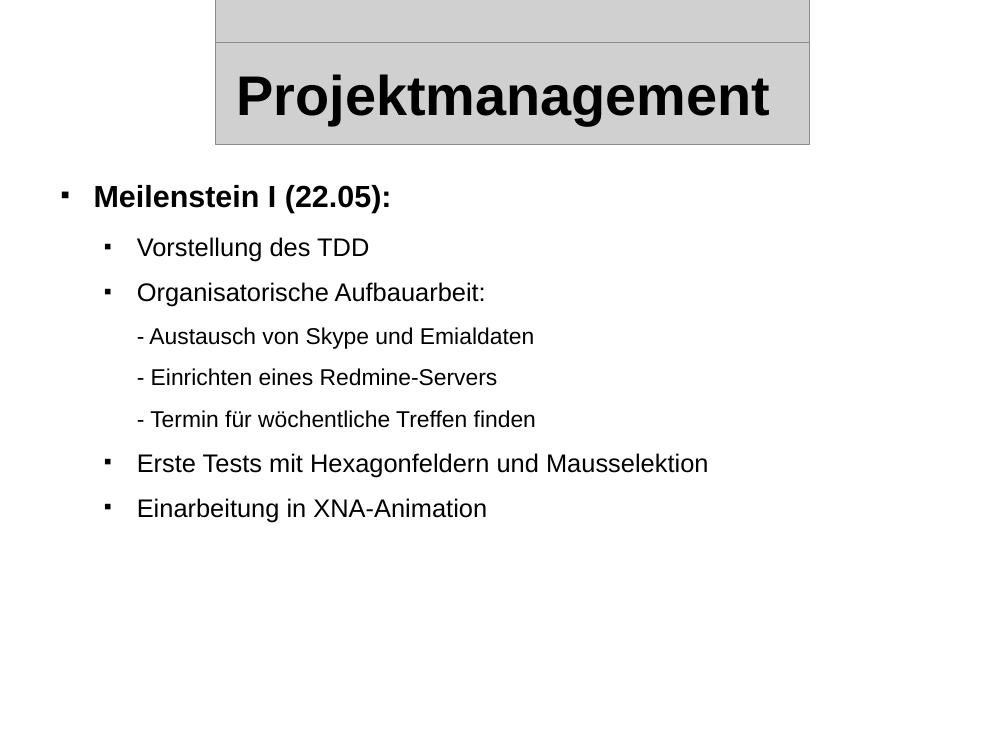
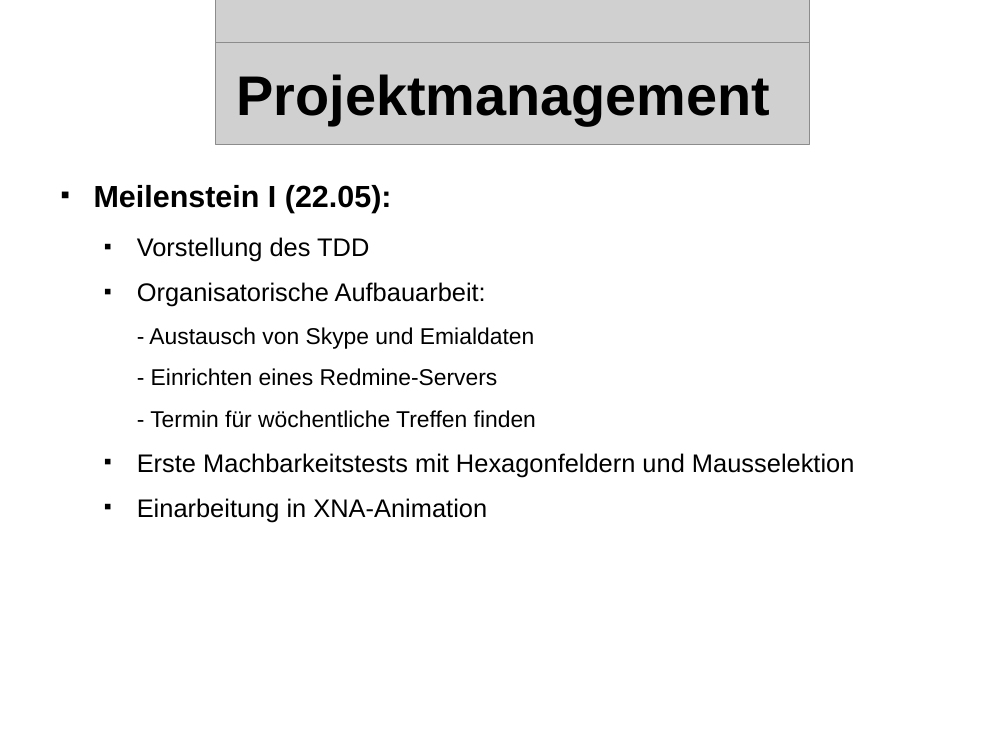
Before and after one commit to streber91/3D-Game-Project, a slide deck: slide 6 of Documents/Präsentationen/Underlord Abschlusspräsentation.odp. Drawn at 1008x756 pixels with LibreOffice and Linux fonts; fonts in the diff are those of the drawing; grey boxes stand for pictures; background and template pictures are left out. Boxes give left, top, right and bottom in pixels: in the first picture for what was removed or moved away, otherwise in the second. Text is boxed around its words. In the diff, an @@ line names an element or a change of style, - is before the commit and + after.

```diff
--- a/Documents/Präsentationen/Underlord Abschlusspräsentation.odp
+++ b/Documents/Präsentationen/Underlord Abschlusspräsentation.odp
@@ text at [137,453,855,477]: text changed @@
-  ■ Erste Tests mit Hexagonfeldern und Mausselektion
+  ■ Erste Machbarkeitstests mit Hexagonfeldern und Mausselektion
```
Also in this commit, not shown: 4 other slides changed, 2 slides added.
